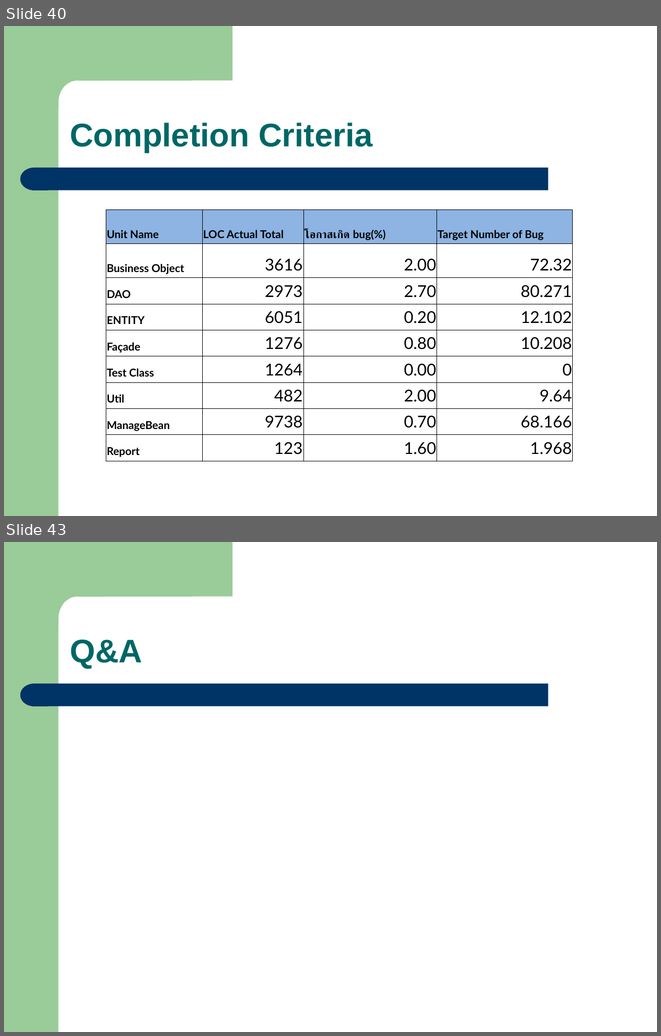
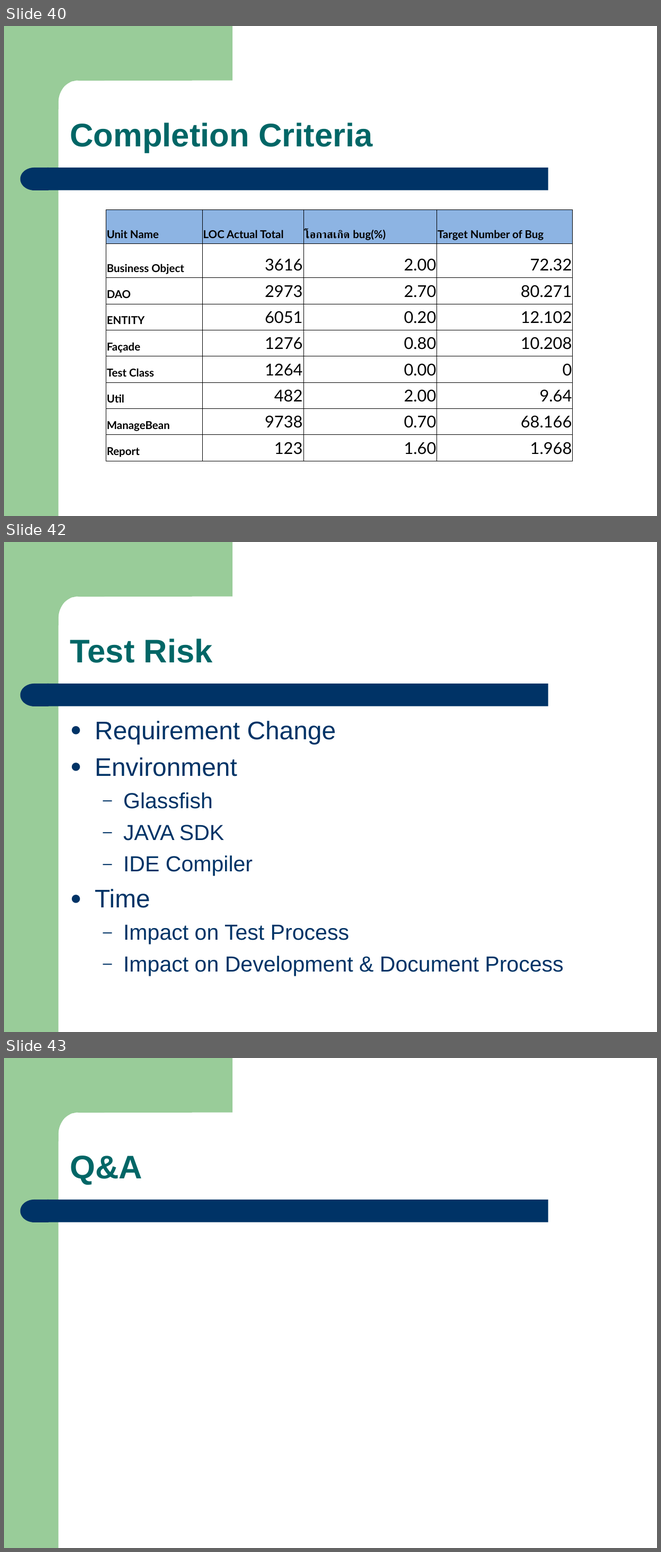
Before and after one commit to eseawind/simple-mrp, a slide deck: simple-mrp-doc/Simple_MRP_Present_V1.2_POM_20110226.ppt. Shown one above the other, each under a label of ours: slides 40 and 43 before the commit, slides 40, 42 and 43 after it; the slides between them are not shown. The pictures are 661x1036 and 661x1552 pixels, drawn with LibreOffice and Linux fonts; fonts in the diff are those of the drawing. Boxes give left, top, right and bottom in pixels: in the first picture for what was removed or moved away, otherwise in the second. Text is boxed around its words. In the diff, an @@ line names an element or a change of style, - is before the commit and + after.

Commit message:
add completion criteria,test result,test risk

```diff
--- a/simple-mrp-doc/Simple_MRP_Present_V1.2_POM_20110226.ppt
+++ b/simple-mrp-doc/Simple_MRP_Present_V1.2_POM_20110226.ppt
@@ slide 42 added at <box>4,542,657,1032</box>, background #FFFFFF; not listed: 4 template elements that a slide beside it also shows @@
@@ text added at <box>70,638,213,663</box>, 36 pt, text #006666, bold @@
+Test Risk
@@ text added at <box>95,721,563,976</box>, 24 pt, text #003366 @@
+● Requirement Change
+● Environment
+  – Glassfish
+  – JAVA SDK
+  – IDE Compiler
+● Time
+  – Impact on Test Process
+  – Impact on Development & Document Process
```
Also in this commit, not shown: 1 slide changed, 1 slide removed.
